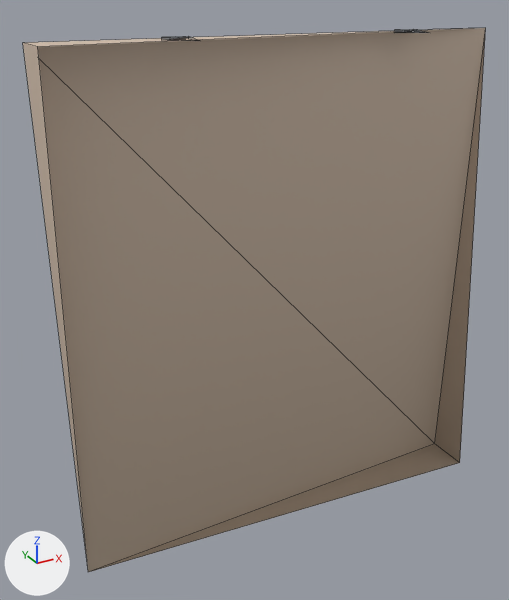
One commit to the glTF model models/kit/wall_regocrete_meshin.glb: the scene before it, then after it.
One viewpoint serves both versions: a camera (50 mm lens) standing at (-1.5, -2.33, 2.35) and looking at (-0.16, 0.1, 1.13). Every picture has the same lights, and +X, +Y and +Z are marked at lower left. The first picture is the older version. Mesh edges are drawn as thin lines. Vertices at exactly the same position are counted once.

Names of what the first picture shows: 'wall_regocrete_meshin'.
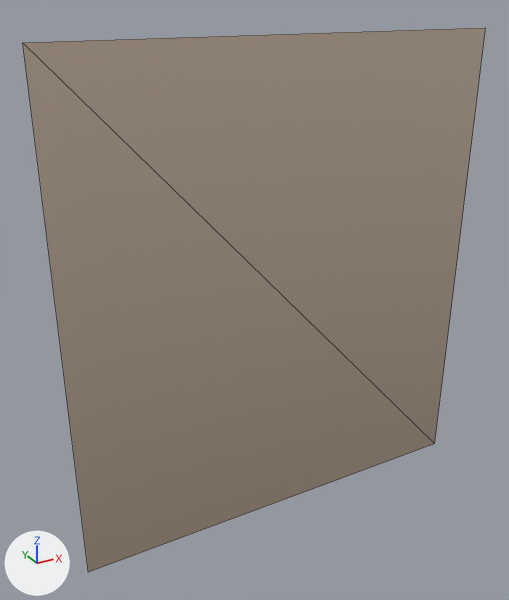
Pixel boxes [x1, y1, x2, y2] of what changed, in the pictures (509 x 600 px):
part 1 of me_base, deleted: before [394, 29, 428, 33]
part 2 of me_base, deleted: before [162, 36, 199, 41]
part 3 of me_base, deleted: before [23, 28, 485, 572]

Patch to the scene script:
```diff
--- a/models/kit/wall_regocrete_meshin.glb.py
+++ b/models/kit/wall_regocrete_meshin.glb.py
@@ me_base @@
 # used by ob_wall_regocrete_meshin; location = (0.0, 0.0, 0.0)
 # verts and faces of me_base; kept vertices keep their numbers, new ones are numbered from 18
 # before: 0 (1.0, -0.1, 0.0) at pixel (459, 462), 1 (1.0, 0.1, 0.0) at pixel (434, 443), 2 (1.0, 0.1, 2.2) at pixel (485, 27), 3 (-1.0, 0.1, 0.0) at pixel (88, 572), 4 (-1.0, -0.1, 2.2) at pixel (37, 46)
 # before: 5 (-1.0, 0.1, 2.2) at pixel (22, 42)
-me_base.from_pydata(...)  # 18 vertices, 18 faces; spans x -1.0..1.0, y -0.1..0.1, z 0.0..2.21
+me_base.from_pydata(...)  # 4 vertices, 2 faces; spans x -1.0..1.0, y 0.1, z 0.0..2.2
+# me_base part 1: the loose piece of 6 vertices spanning x 0.45..0.55, y -0.05..0.05, z 2.2..2.21 is deleted
+# me_base part 2: the loose piece of 6 vertices spanning x -0.55..-0.45, y -0.05..0.05, z 2.2..2.21 is deleted
+# me_base part 3
+delete_vertices([0, 4])  # with the faces that use them
 me_base.materials.append(mat_concrete)
-me_base.materials.append(mat_steel)
```
